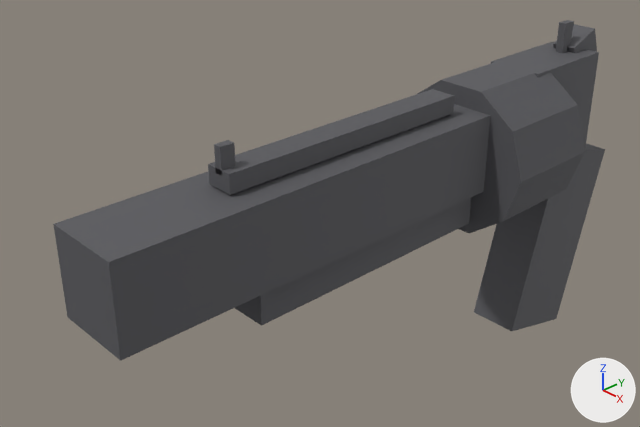
Renders of the Blender file assets-raw/weapons/revolver.blend from each side of a commit.
Rendered twice from a camera (50 mm lens) standing at (0.384, -0.537, 0.263) and looking at (-0.051, -0.133, -0.034). The axes (+X, +Y, +Z) are drawn at lower right. The lights are the same throughout. The first picture is the older version.

In view in the first picture: 'barrel', 'drum', 'frame_rear', 'grip', 'rib', 'sight_front', 'underlug' and 2 more.
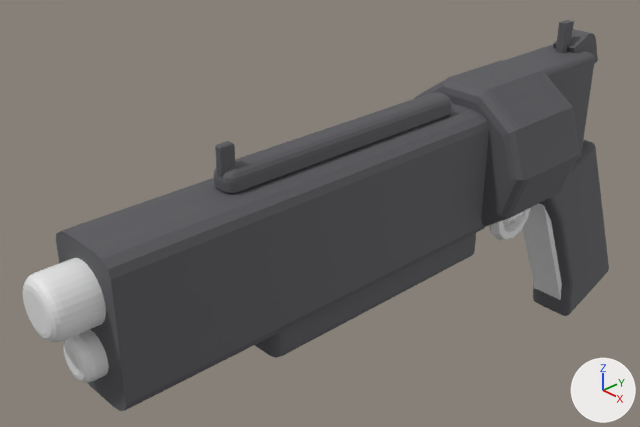
Commit message: Update revolver model + art-workspace tooling

Boxes (x1, y1, x2, y2) around the edits, measured in the pictures (640 x 427 px):
'barrel', reshaped (20% taller): before (53, 104, 491, 361); after (56, 103, 489, 411)
'grip', reshaped, moved, turned: before (474, 144, 605, 331); after (533, 140, 609, 316)
'underlug', reshaped, moved (6% narrower): before (235, 198, 471, 326); after (255, 233, 476, 358)
'muzzel', added: after (23, 258, 106, 342)
'undergrip', added: after (522, 203, 562, 300)
'undermuzzel', added: after (64, 329, 109, 383)
'trigger_guard', added: after (489, 208, 531, 240)
'trigger', added (mostly hidden): after (503, 212, 522, 222)

The change in detail:
me_barrel is used by ob_barrel; location (0.0, 0.0251, 0.0); scale (1.5, 1.36, 1.0).
me_barrel had 8 vertices, 6 faces and spanned x -0.019..0.019, y -0.278..-0.042, z -0.018..0.042.
me_barrel now has 48 vertices, 34 faces and spans x -0.019..0.019, y -0.278..-0.042, z -0.057..0.042.
me_barrel part 1: the whole mesh is rebuilt.
me_underlug is used by ob_underlug; location (0.0, 0.0, 0.0).
me_underlug had 8 vertices, 6 faces and spanned x -0.019..0.019, y -0.248..-0.042, z -0.047..-0.012.
me_underlug now has 60 vertices, 50 faces and spans x -0.019..0.019, y -0.248..-0.042, z -0.047..-0.012.
me_underlug part 2: 6 vertices removed from x -0.019..0.019, y -0.248..-0.042, z -0.047..-0.012; 58 vertices added at x -0.019..0.019, y -0.248..-0.042, z -0.047..-0.012.
me_grip is used by ob_grip; location (0.0, 0.0023, -0.0236).
me_grip had 8 vertices, 6 faces and spanned x -0.021..0.021, y 0.027..0.143, z -0.174..0.004.
me_grip now has 202 vertices, 204 faces and spans x -0.021..0.021, y 0.03..0.141, z -0.173..0.003.
me_grip part 3: 8 vertices removed from x -0.021..0.021, y 0.027..0.143, z -0.174..0.004; 202 vertices added at x -0.021..0.021, y 0.03..0.141, z -0.173..0.003.
Mesh me_cylinder_002 is new.
It has 160 vertices, 130 faces and spans x -1.0..1.0, y -1.0..1.0, z -1.0..1.0.
Mesh me_cube_002 is new.
It has 28 vertices, 26 faces and spans x -0.008..0.0081, y -0.008..0.0064, z -0.008..0.0083.
Mesh me_cylinder is new.
It has 192 vertices, 162 faces and spans x -1.0..1.0, y -1.0..1.0, z -1.0..1.0.
Mesh me_cube_001 is new.
It has 16 vertices, 14 faces and spans x -0.0024..0.0024, y 0.3846..0.4048, z -0.0915..-0.0689.
Mesh me_torus is new.
It has 72 vertices, 72 faces and spans x -0.026..0.026, y -0.026..0.026, z -0.0052..0.0052.
Object 'underlug' (ob_underlug) moves from (0.0, 0.0, 0.0) to (0.0, 0.0101, -0.0351).
Object 'grip' (ob_grip) moves from (0.0, 0.0023, -0.0236) to (0.0, 0.0023, -0.0986).
Object 'grip' (ob_grip) turns from (0, 0, 0) to (37, 0, -1.3) degrees about x, y and z.
Object 'undermuzzel' (ob_undermuzzel) is new; it shows me_cylinder_002.
Its location is (0.0, -0.3507, -0.0274).
Its rotation in degrees is (90, 0, 0).
Its scale is (0.0142, 0.0142, 0.0142).
Object 'undergrip' (ob_undergrip) is new; it shows me_cube_002.
Its location is (0.0, 0.1274, -0.1138).
Its rotation in degrees is (22, -0.3, -1.3).
Its scale is (1.86, 4.75, 9.24).
Object 'muzzel' (ob_muzzel) is new; it shows me_cylinder.
Its location is (0.0, -0.3612, 0.012).
Its rotation in degrees is (90, -90, 0).
Its scale is (-0.0193, -0.0193, -0.0193).
Object 'trigger' (ob_trigger) is new; it shows me_cube_001.
Its location is (0.0, -0.351, 0.012).
Object 'trigger_guard' (ob_trigger_guard) is new; it shows me_torus.
Its location is (-0.0002, 0.0395, -0.0725).
Its rotation in degrees is (0, 90, 0).
